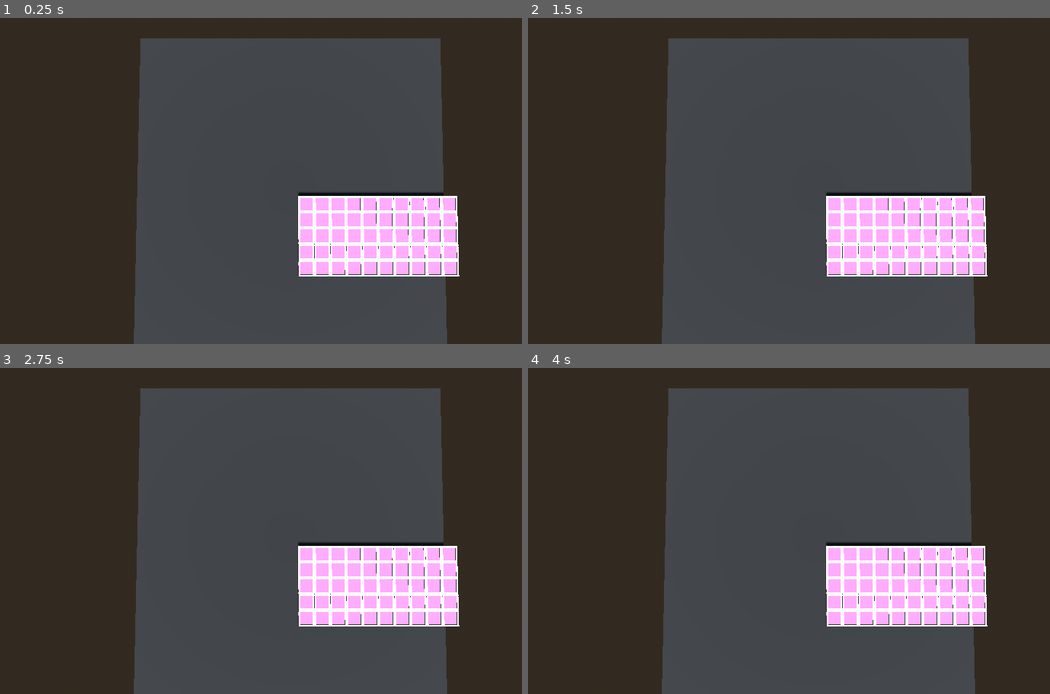
Above: before the commit, frames 1-4 (two rows, left to right).
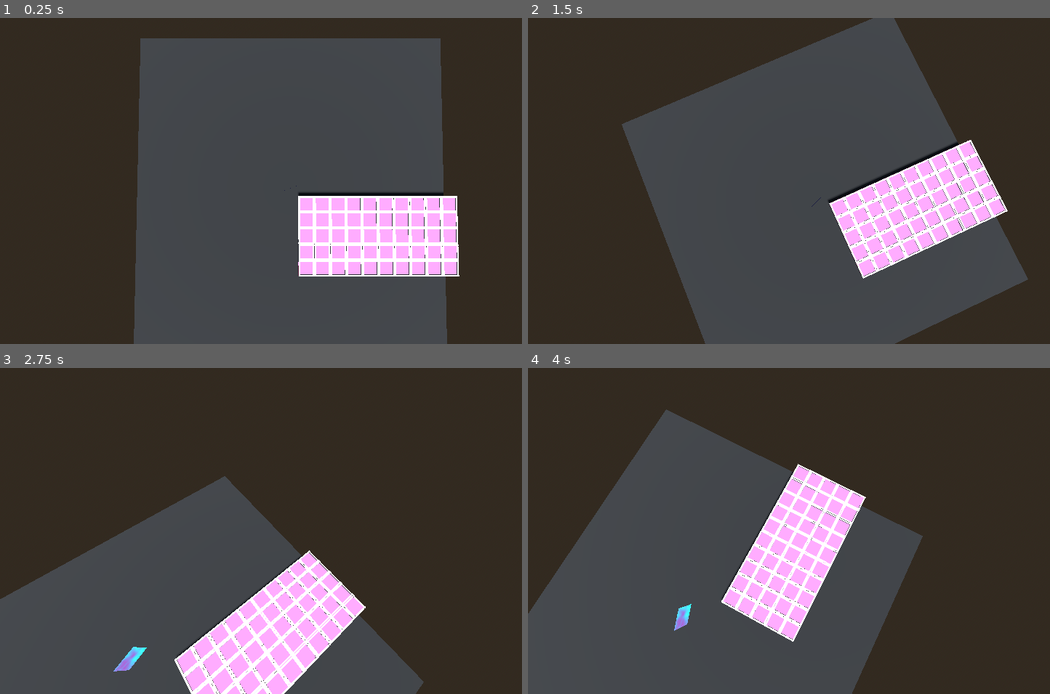
Above: after the commit, the same moments.

Repository: FloppyPancakeMedia/GGJMasks2
Game: Godot game, scene res://world.tscn
Same seed, same stepped clock (60 frames per second), same inputs: the game is played once before the commit and once after it.
Inputs (mouse positions are in pixels of both pictures, inside the frame that each line leads up to):
- Up to frame 1 (0.25 s): no input
- Up to frame 2 (1.5 s): tap Enter at 0.5 s; move the mouse to (945, 164) at 0.52 s; hold D (Right) 0.53-1.25 s; hold E (Action) 0.53-1.25 s; click (945, 164) at 0.67 s; tap Space at 1.25 s; drag from (700, 197) to (789, 246) at 1.27 s
- Up to frame 3 (2.75 s): tap Enter at 2 s; move the mouse to (349, 459) at 2.02 s; hold D (Right) from 2.03 s (still down); hold E (Action) from 2.03 s (still down); tap Backspace at 2.1 s; click (349, 459) at 2.17 s
- Up to frame 4 (4 s): release D (Right) at 2.75 s; release E (Action) at 2.75 s; drag from (789, 596) to (642, 482) at 2.77 s; tap Space at 3.5 s; move the mouse to (992, 579) at 3.52 s; hold A (Left) from 3.53 s (still down); hold E (Action) from 3.53 s (still down); tap F at 3.6 s; click (992, 579) at 3.67 s

The runs differ from the first frame. In frame 1, less than 0.1% of the frame differs, in the area x 54-57%, y 51-54%; in frame 2, 19%; in frame 3, 50%; in frame 4, 51%, in the area x 0-89%, y 6-100%.

Commit message:
Debug Cam

Diff:
--- /dev/null
+++ b/camera_3d.gd
@@ -0,0 +1,42 @@
+extends Camera3D
+
+@export var cam_positioner: Marker3D
+
+var is_active: bool = true
+var speed: float = 10.0
+var mouse_delta: Vector2
+
+
+
+
+
+func _ready() -> void:
+	Input.mouse_mode = Input.MOUSE_MODE_CAPTURED
+
+
+func _unhandled_input(event: InputEvent) -> void:
+	if event is InputEventMouseMotion:
+		mouse_delta = event.relative
+
+	if event.is_action_pressed("Action"):
+		is_active = !is_active
+
+
+	if event.is_action_pressed("Pause"):
+		if Input.mouse_mode == Input.MOUSE_MODE_CAPTURED:
+			Input.mouse_mode = Input.MOUSE_MODE_VISIBLE
+		else:
+			Input.mouse_mode = Input.MOUSE_MODE_CAPTURED
+
+	if event.is_action_pressed("DebugCamPosition"):
+		global_transform = cam_positioner.global_transform
+
+func _physics_process(delta: float) -> void:
+	if !is_active:
+		return
+
+	rotation.x -= mouse_delta.y * 0.1 * delta
+	rotation.y -= mouse_delta.x * 0.1 * delta
+	var dir = Input.get_vector("Left", "Right", "Up", "Down")
+	global_position += transform.basis * Vector3(dir.x, 0, dir.y) * speed * delta
+	mouse_delta = Vector2.ZERO
--- a/project.godot
+++ b/project.godot
@@ -52,6 +52,11 @@
 "events": [Object(InputEventKey,"resource_local_to_scene":false,"resource_name":"","device":-1,"window_id":0,"alt_press …(192 unchanged characters)…
 ]
 }
+DebugCamPosition={
+"deadzone": 0.2,
+"events": [Object(InputEventKey,"resource_local_to_scene":false,"resource_name":"","device":-1,"window_id":0,"alt_pressed":false,"shift_pressed":false,"ctrl_pressed":false,"meta_pressed":false,"pressed":false,"keycode":0,"physical_keycode":4194306,"key_label":0,"unicode":0,"location":0,"echo":false,"script":null)
+]
+}
 
 [physics]
 
--- a/world.tscn
+++ b/world.tscn
@@ -2,6 +2,7 @@
 
 [ext_resource type="Script" uid="uid://dk3aagdlrjlbc" path="res://grid.gd" id="1_fj7yv"]
 [ext_resource type="PackedScene" uid="uid://ikhdimch303i" path="res://cell.tscn" id="2_tlwt5"]
+[ext_resource type="Script" uid="uid://b4qge5p6b4b4v" path="res://camera_3d.gd" id="3_tlwt5"]
 
 [sub_resource type="StandardMaterial3D" id="StandardMaterial3D_aqk2v"]
 albedo_color = Color(0.08468992, 0.08468992, 0.08468992, 1)
@@ -19,6 +20,17 @@
 background_mode = 2
 sky = SubResource("Sky_tlwt5")
 
+[sub_resource type="Gradient" id="Gradient_aqk2v"]
+colors = PackedColorArray(0, 0.75497985, 0.7363269, 1, 0.43920192, 0.17279732, 0.48984796, 1)
+
+[sub_resource type="FastNoiseLite" id="FastNoiseLite_036b0"]
+
+[sub_resource type="NoiseTexture2D" id="NoiseTexture2D_dwbse"]
+width = 100
+height = 100
+noise = SubResource("FastNoiseLite_036b0")
+color_ramp = SubResource("Gradient_aqk2v")
+
 [node name="World" type="Node3D" unique_id=886625513]
 
 [node name="Stage" type="MeshInstance3D" parent="." unique_id=1507583588]
@@ -29,8 +41,10 @@
 script = ExtResource("1_fj7yv")
 cell = ExtResource("2_tlwt5")
 
-[node name="Camera3D" type="Camera3D" parent="." unique_id=1158118653]
+[node name="Camera3D" type="Camera3D" parent="." unique_id=1158118653 node_paths=PackedStringArray("cam_positioner")]
 transform = Transform3D(1, 0, 0, 0, 0.030643106, 0.9995304, 0, -0.9995304, 0.030643106, 0, 13.580662, -0.03929043)
+script = ExtResource("3_tlwt5")
+cam_positioner = NodePath("../CamPositioner")
 
 [node name="WorldEnvironment" type="WorldEnvironment" parent="." unique_id=782624784]
 environment = SubResource("Environment_aqk2v")
@@ -39,3 +53,11 @@
 transform = Transform3D(1, 0, 0, 0, 0.6146432, 0.78880525, 0, -0.78880525, 0.6146432, 0, 11.897705, 0)
 light_energy = 2.805
 shadow_enabled = true
+
+[node name="Sprite3D" type="Sprite3D" parent="." unique_id=1047868936]
+transform = Transform3D(0.9367944, 0, 0.3498804, 0, 1, 0, -0.3498804, 0, 0.9367944, 0, 2.7115169, 0)
+shaded = true
+texture = SubResource("NoiseTexture2D_dwbse")
+
+[node name="CamPositioner" type="Marker3D" parent="." unique_id=1474672809]
+transform = Transform3D(1, 0, 0, 0, -4.371139e-08, 1, 0, -1, -4.371139e-08, 0, 13.465362, 0)
Not shown, added: camera_3d.gd.uid
